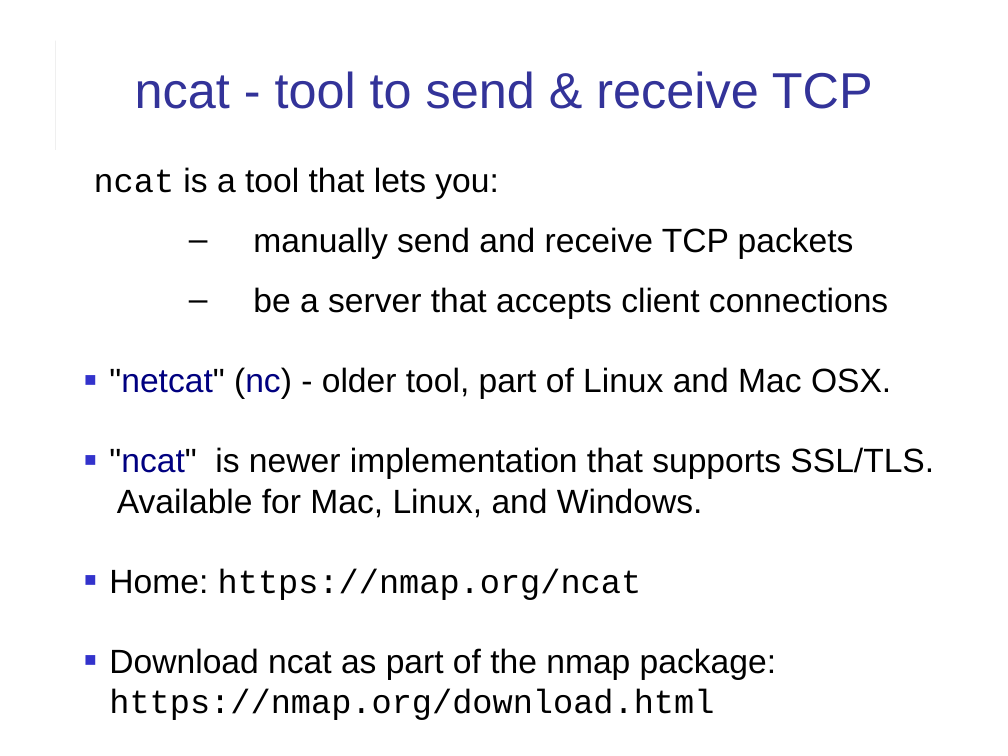
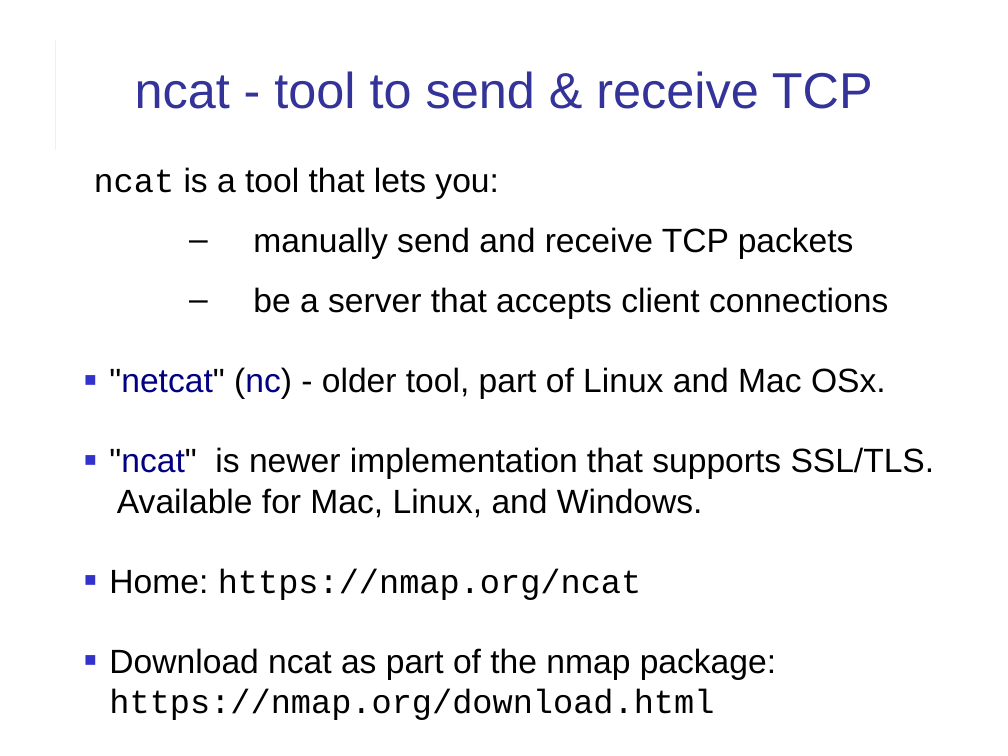
Before and after one commit to cpske/ISP, a slide deck: slide 3 of web/HTTP-in-Action.pptx. Drawn at 1008x756 pixels with LibreOffice and Linux fonts; fonts in the diff are those of the drawing. Boxes give left, top, right and bottom in pixels: in the first picture for what was removed or moved away, otherwise in the second. Text is boxed around its words. In the diff, an @@ line names an element or a change of style, - is before the commit and + after.

```diff
--- a/web/HTTP-in-Action.pptx
+++ b/web/HTTP-in-Action.pptx
@@ text at (109, 367, 886, 399): text changed @@
-■ "netcat" (nc) - older tool, part of Linux and Mac OSX.
+■ "netcat" (nc) - older tool, part of Linux and Mac OSx.
```
Also in this commit, not shown: 3 other slides changed, 3 other files.
